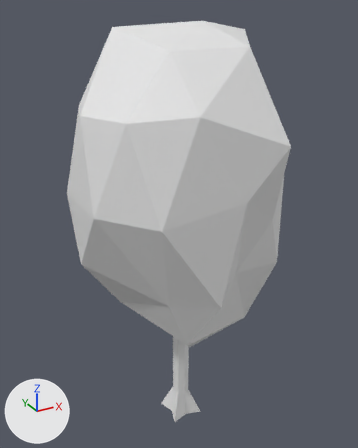
A saved change to the OBJ model MegaByte Jam/Assets/3D Assets/Models/Trees & Planters/SM_3DMed_Tree_V1.0.obj.
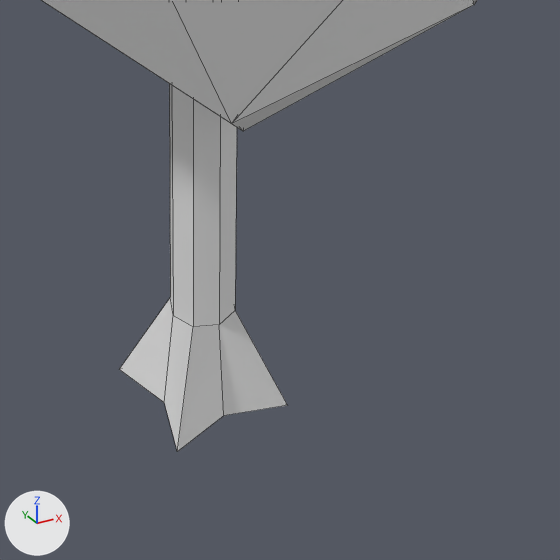
Each version is shown whole from a 50 mm camera at (-2.15, -3.86, 4.26) aimed at (0.05, 0.14, 2.26), then close up on the part from 37% to 74% of the width and 71% to 100% of the height. The lights are fixed; the arrows at lower left show +X, +Y and +Z. The older version's two pictures come first. The close-ups show mesh edges as thin lines. Where no turn or scale is listed for an object, it has been applied to the vertices.

Names of what the first close-up shows: 'SM_3DMed_Tree_V1.0'.
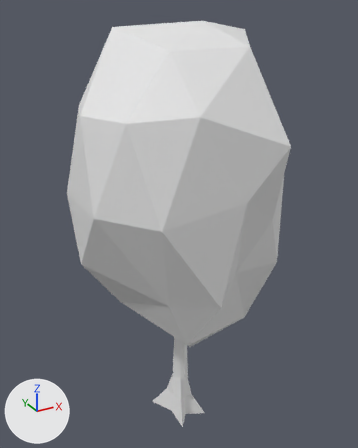
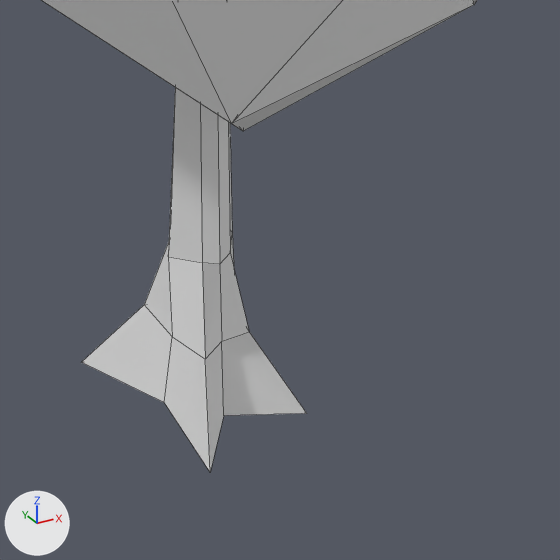
Where the change shows, as pixel boxes (x1, y1, x2, y2) in the close-ups (560 x 560 px):
'SM_3DMed_Tree_V1.0', reshaped: before (41, 0, 477, 452); after (41, 0, 477, 472)
part 1 of me_sm_3dmed_tree_v1_0, reshaped: before (120, 84, 287, 452); after (82, 88, 306, 472)

The change, as a diff of the scene's bpy script:
```diff
--- a/MegaByte Jam/Assets/3D Assets/Models/Trees & Planters/SM_3DMed_Tree_V1.0.obj.py
+++ b/MegaByte Jam/Assets/3D Assets/Models/Trees & Planters/SM_3DMed_Tree_V1.0.obj.py
@@ me_sm_3dmed_tree_v1_0 @@
 # used by ob_sm_3dmed_tree_v1_0; location = (0.0, 0.0, 0.0)
-me_sm_3dmed_tree_v1_0.from_pydata(...)  # 66 vertices, 96 faces; spans x -1.0..1.02, y -1.03..1.17, z 0.01..4.15
+me_sm_3dmed_tree_v1_0.from_pydata(...)  # 74 vertices, 104 faces; spans x -1.0..1.02, y -1.03..1.17, z 0.01..4.15
+# me_sm_3dmed_tree_v1_0 part 1
+# 8 vertices are removed from x -0.09..0.09, y -0.09..0.09, z 2.76
+# 8 faces are deleted
+# 11 vertices move from x -0.17..0.17, y -0.17..0.17, z 0.01..0.3 to x -0.25..0.2, y -0.27..0.24, z 0.01..0.25
+# 16 vertices are added at x -0.1..0.09, y -0.09..0.09, z 0.5..1.58
+# 16 new faces join them
```
